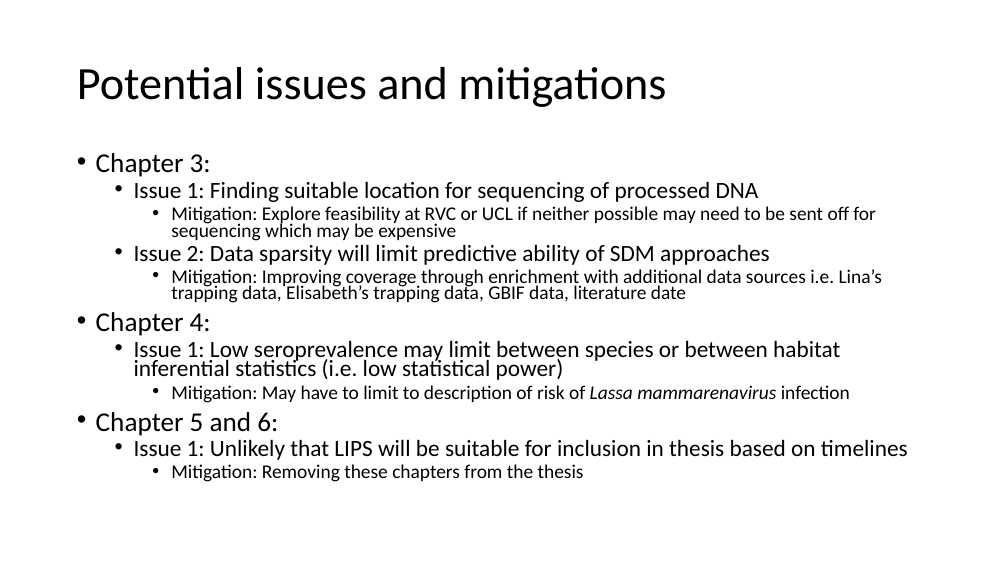
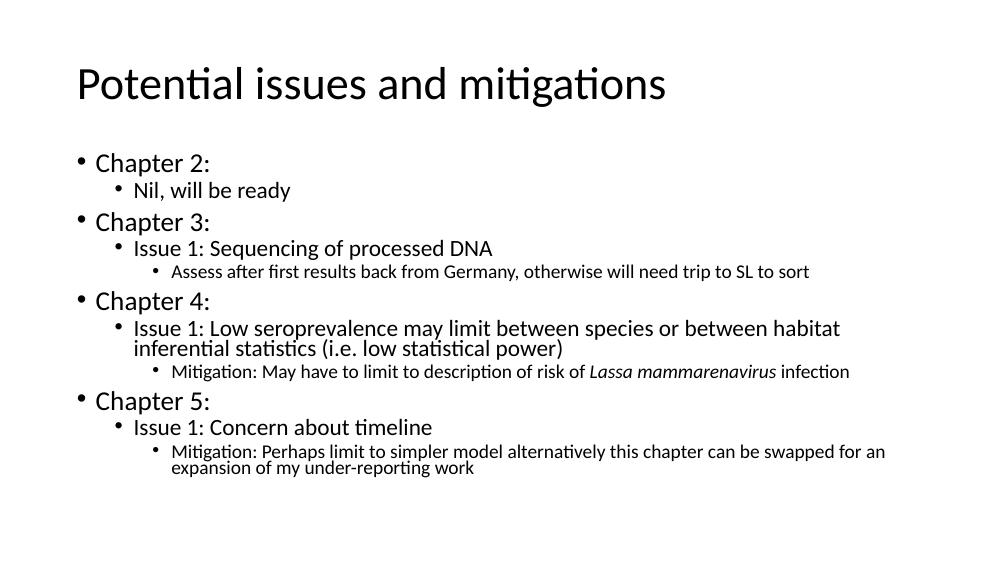
Before and after one commit to DidDrog11/phd_project, a slide deck: slide 15 of reports/supervisor_meeting_update/meeting_presentation_2022-10-27.pptx (slide 14 before the commit). Drawn at 1008x567 pixels with LibreOffice and Linux fonts; fonts in the diff are those of the drawing. Boxes give left, top, right and bottom in pixels: in the first picture for what was removed or moved away, otherwise in the second. Text is boxed around its words. In the diff, an @@ line names an element or a change of style, - is before the commit and + after.

```diff
--- a/reports/supervisor_meeting_update/meeting_presentation_2022-10-27.pptx
+++ b/reports/supervisor_meeting_update/meeting_presentation_2022-10-27.pptx
@@ text at (96, 153, 290, 202): paragraphs added @@
+• Chapter 2:
+  • Nil, will be ready
@@ text at (134, 239, 810, 281): text changed @@
-  • Issue 1: Finding suitable location for sequencing of processed DNA
-    • Mitigation: Explore feasibility at RVC or UCL if neither possible may need to be sent off for sequencing which may be expensive
-  • Issue 2: Data sparsity will limit predictive ability of SDM approaches
-    • Mitigation: Improving coverage through enrichment with additional data sources i.e. Lina’s trapping data, Elisabeth’s trapping data, GBIF data, literature date
+  • Issue 1: Sequencing of processed DNA
+    • Assess after first results back from Germany, otherwise will need trip to SL to sort
@@ text at (96, 391, 885, 478): text changed; size 22.2 to 18.5 pt @@
-• Chapter 5 and 6:
-  • Issue 1: Unlikely that LIPS will be suitable for inclusion in thesis based on timelines
-    • Mitigation: Removing these chapters from the thesis
+• Chapter 5:
+  • Issue 1: Concern about timeline
+    • Mitigation: Perhaps limit to simpler model alternatively this chapter can be swapped for an expansion of my under-reporting work
```
Also in this commit, not shown: 4 other slides changed, 3 slides added, 2 slides removed, 19 other files.
